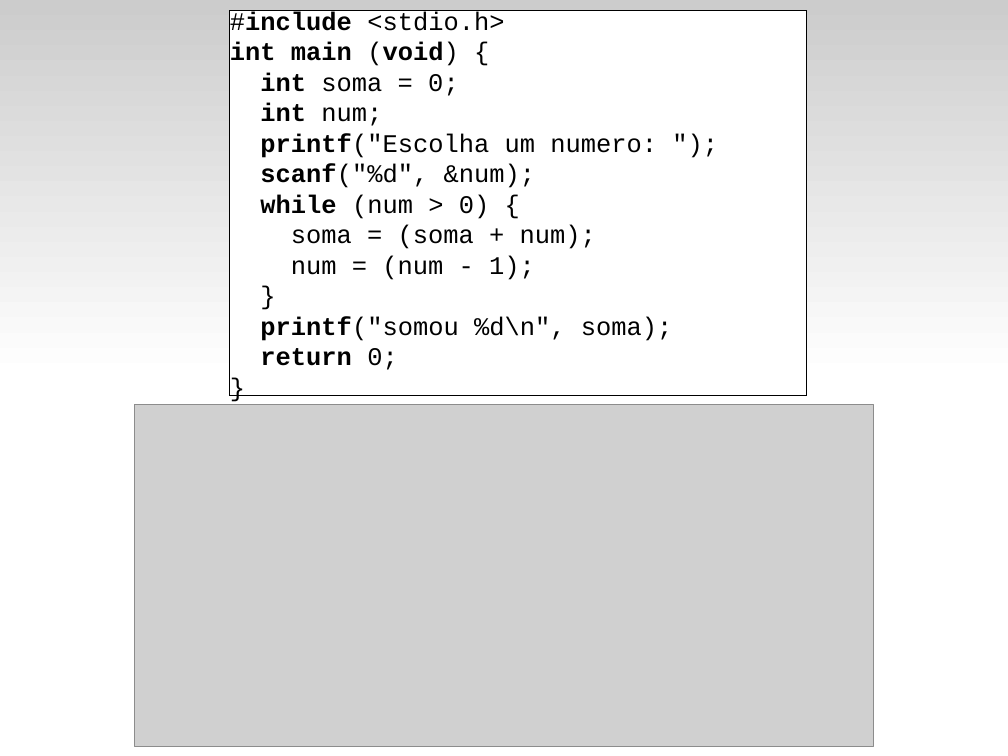
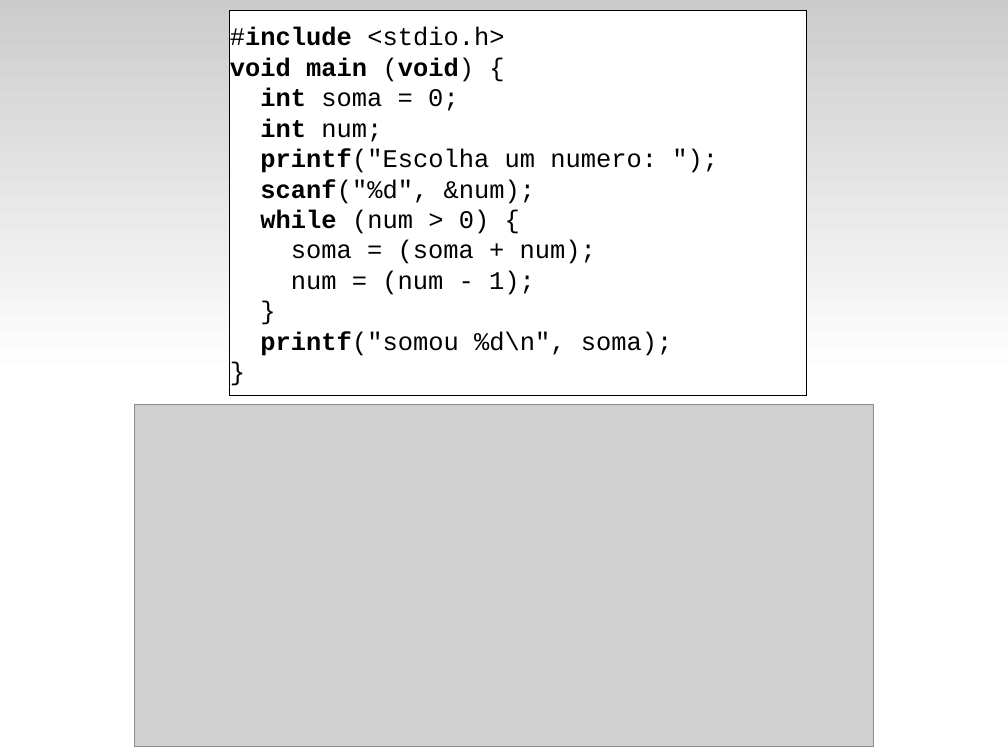
Before and after one commit to fsantanna-uerj/LP1, a slide deck: slide 6 of Slides/lp1-02-c.odp. Drawn at 1008x756 pixels with LibreOffice and Linux fonts; fonts in the diff are those of the drawing; grey boxes stand for pictures. Boxes give left, top, right and bottom in pixels: in the first picture for what was removed or moved away, otherwise in the second. Text is boxed around its words. In the diff, an @@ line names an element or a change of style, - is before the commit and + after.

```diff
--- a/Slides/lp1-02-c.odp
+++ b/Slides/lp1-02-c.odp
@@ text in rectangle at (230, 57, 475, 82): text changed @@
-int main (void) {
+void main (void) {
@@ text in rectangle at (260, 348, 397, 370): paragraph removed @@
-return 0;
```
Also in this commit, not shown: 3 other slides changed, 1 slide added, 1 other file.
